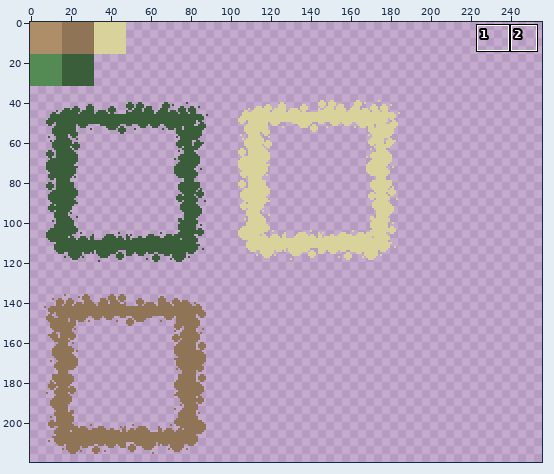
Sprite sheet, stored at maps/tileset.png. The first picture is a wide view before the edit; the outline marks the close-up.
Close-up. Old version:
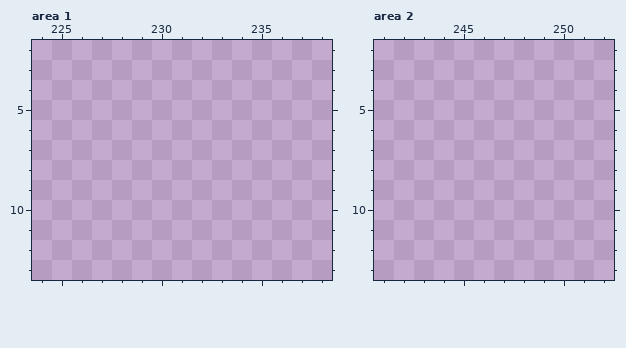
The file is 256x256 pixels. Shown: area 1: x 224..238, y 2..13; area 2: x 241..252, y 2..13. The wide view leaves out empty margins. The commit also changed other parts of the picture, which this record leaves out.
The same view after the edit:
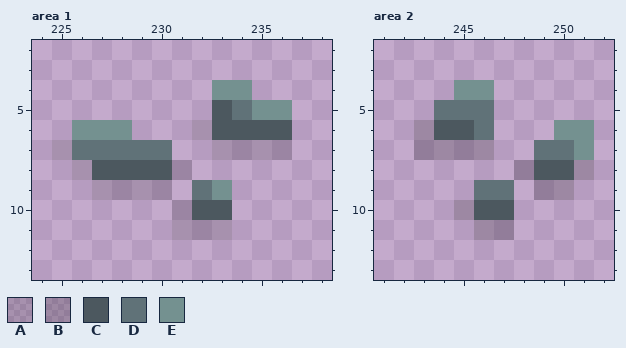
Palette (. is transparent): A #00000026  B #00000033  C #4c585f  D #607278  E #749190
Difference:
Area 1:
There is now colour A in row 6 at x 232; in row 7 at x 225 and 233 to 236; in row 8 at x 226 and 231; in row 9 at x 227 to 230; in row 10 at x 231; in row 11 at x 231 to 233.
There is now colour C in row 5 at x 233; in row 6 at x 233 to 236; in row 8 at x 227 to 230; in row 10 at x 232 to 233.
There is now colour D in row 5 at x 234; in row 7 at x 226 to 230; in row 9 at x 232.
There is now colour E in row 4 at x 233 to 234; in row 5 at x 235 to 236; in row 6 at x 226 to 228; in row 9 at x 233.
Area 2:
There is now colour B in row 6 at x 243; in row 7 at x 243 to 246; in row 8 at x 248 and 251; in row 9 at x 249 to 250; in row 10 at x 245; in row 11 at x 246 to 247.
There is now colour C in row 6 at x 244 to 245; in row 8 at x 249 to 250; in row 10 at x 246 to 247.
There is now colour D in row 5 at x 244 to 246; in row 6 at x 246; in row 7 at x 249 to 250; in row 9 at x 246 to 247.
There is now colour E in row 4 at x 245 to 246; in row 6 at x 250 to 251; in row 7 at x 251.
Changed places in both close-ups, as pixel boxes (x1, y1, x2, y2):
added: (52, 80, 292, 240)
added: (414, 80, 594, 240)
